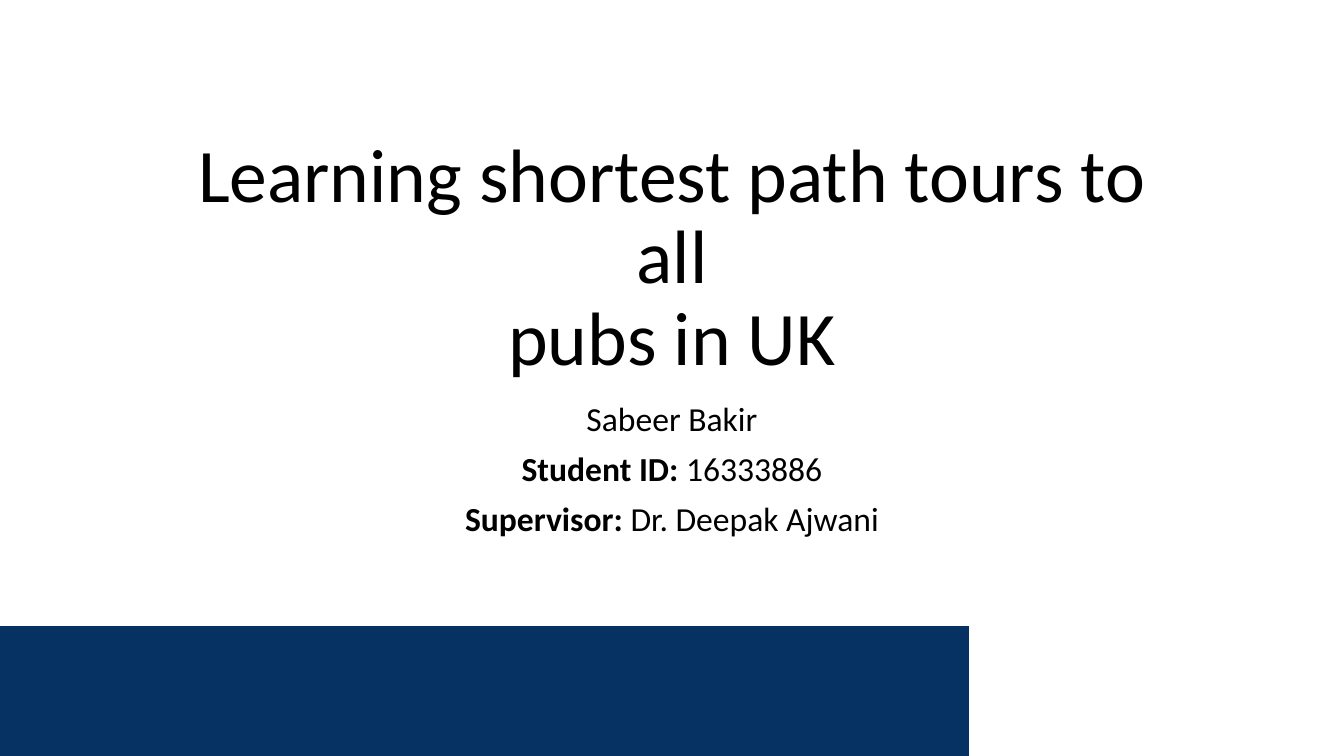
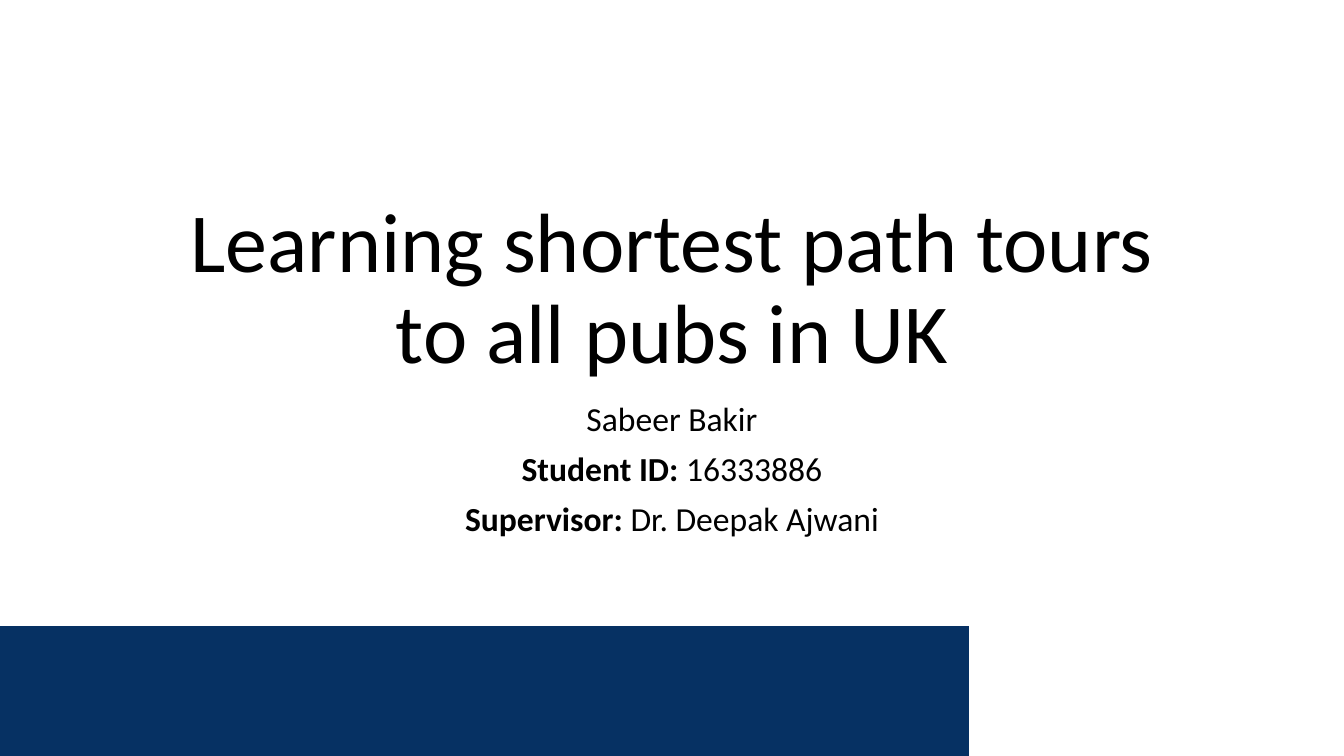
Before and after one commit to sabeer-code/Learning-shortest-path-tours-to-all-pubs-in-UK, a slide deck: slide 1 of Presentation/Interview Presentation.pptx. Drawn at 1344x756 pixels with LibreOffice and Linux fonts; fonts in the diff are those of the drawing; background and template pictures are left out. Boxes give left, top, right and bottom in pixels: in the first picture for what was removed or moved away, otherwise in the second. Text is boxed around its words. In the diff, an @@ line names an element or a change of style, - is before the commit and + after.

```diff
--- a/Presentation/Interview Presentation.pptx
+++ b/Presentation/Interview Presentation.pptx
@@ title "Learning shortest path tours to ..." at (191, 213, 1153, 377): size 54 to 60 pt @@
```
Also in this commit, not shown: 4 other slides changed, 1 slide added.
